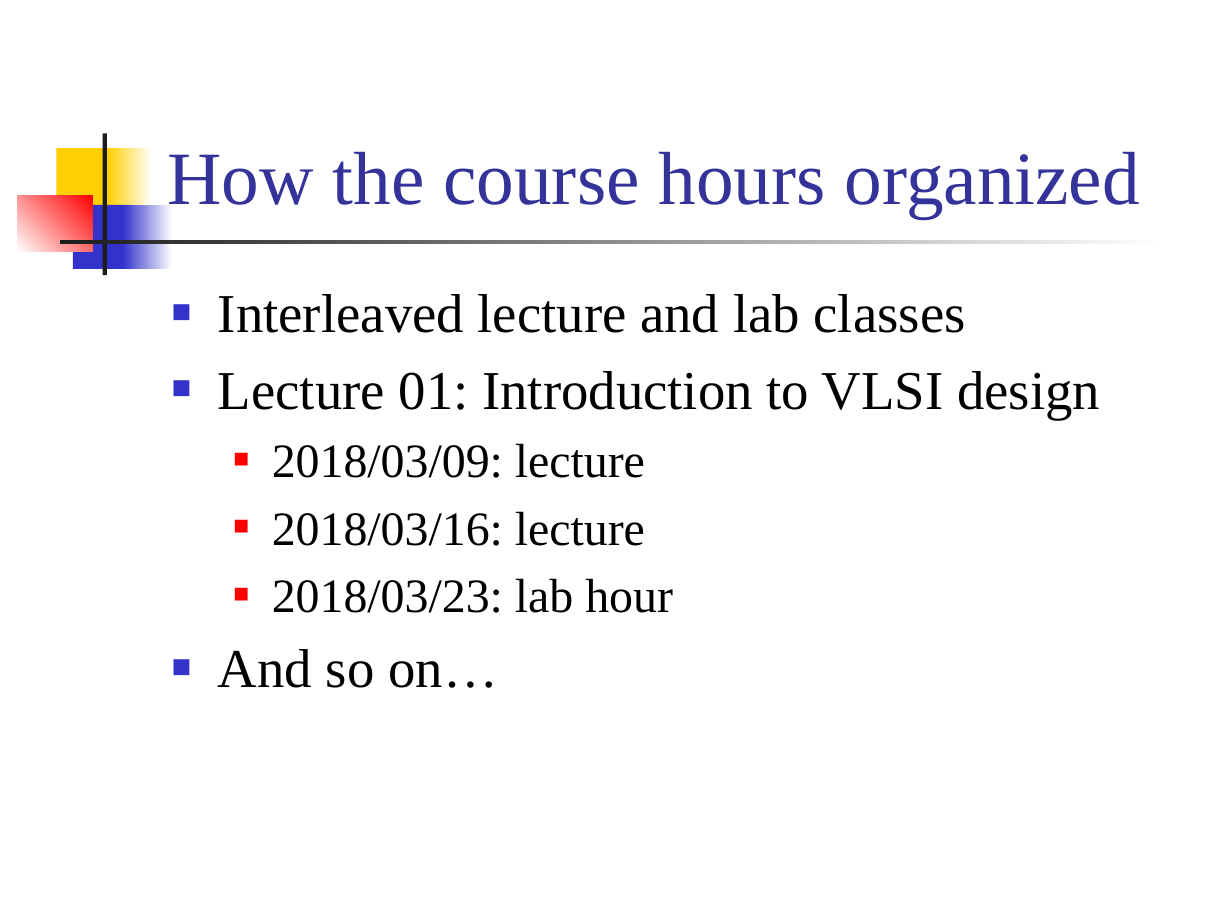
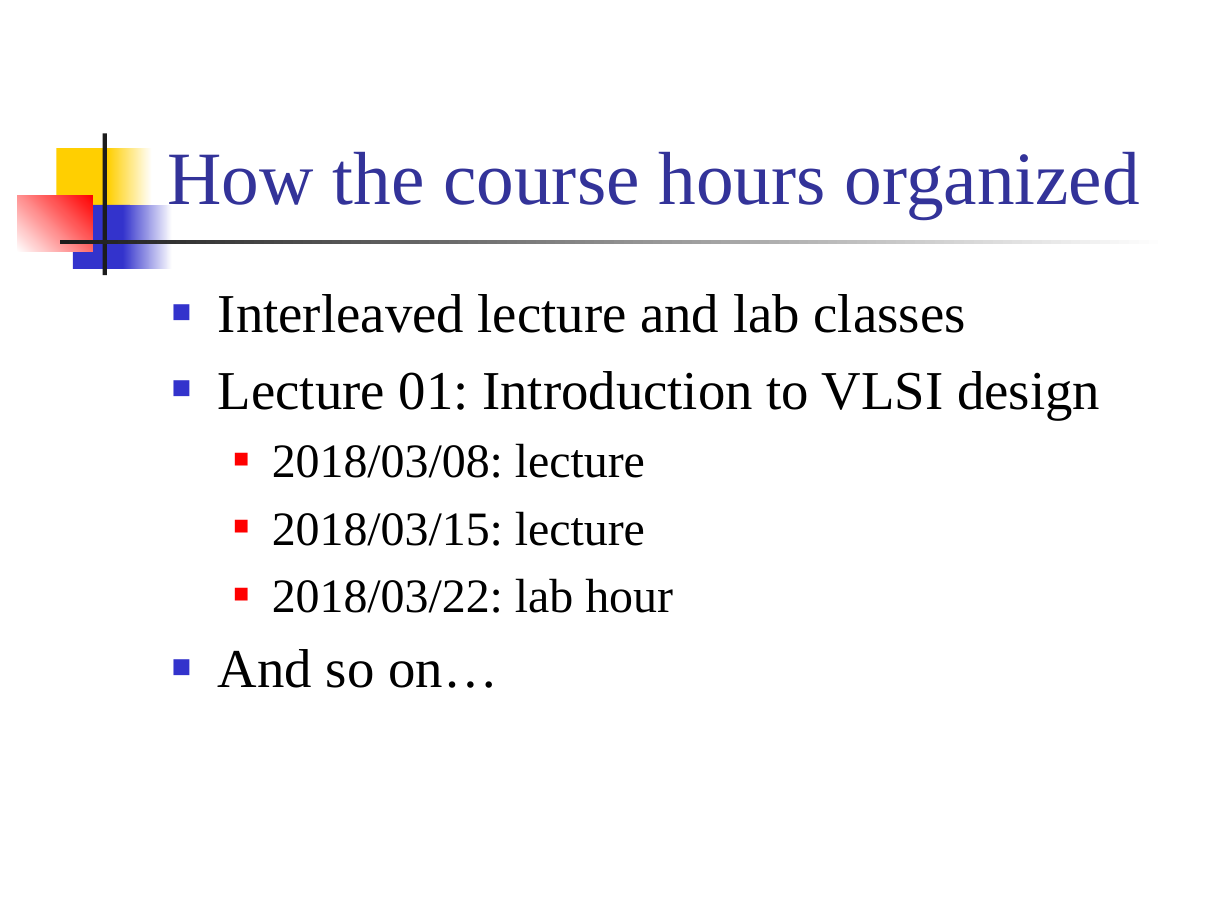
Before and after one commit to CGUSystemCourses/CompArith-2018, a slide deck: slide 17 of Lectures/lec00-intro/lec00-course_intro.pptx. Drawn at 1232x924 pixels with LibreOffice and Linux fonts; fonts in the diff are those of the drawing. Boxes give left, top, right and bottom in pixels: in the first picture for what was removed or moved away, otherwise in the second. Text is boxed around its words. In the diff, an @@ line names an element or a change of style, - is before the commit and + after.

Commit message:
upload course intro for 2019-spring semester

```diff
--- a/Lectures/lec00-intro/lec00-course_intro.pptx
+++ b/Lectures/lec00-intro/lec00-course_intro.pptx
@@ text at [272,443,673,613]: text changed @@
-  ■ 2018/03/09: lecture
-  ■ 2018/03/16: lecture
-  ■ 2018/03/23: lab hour
+  ■ 2018/03/08: lecture
+  ■ 2018/03/15: lecture
+  ■ 2018/03/22: lab hour
```
Also in this commit, not shown: 1 other slide changed.
